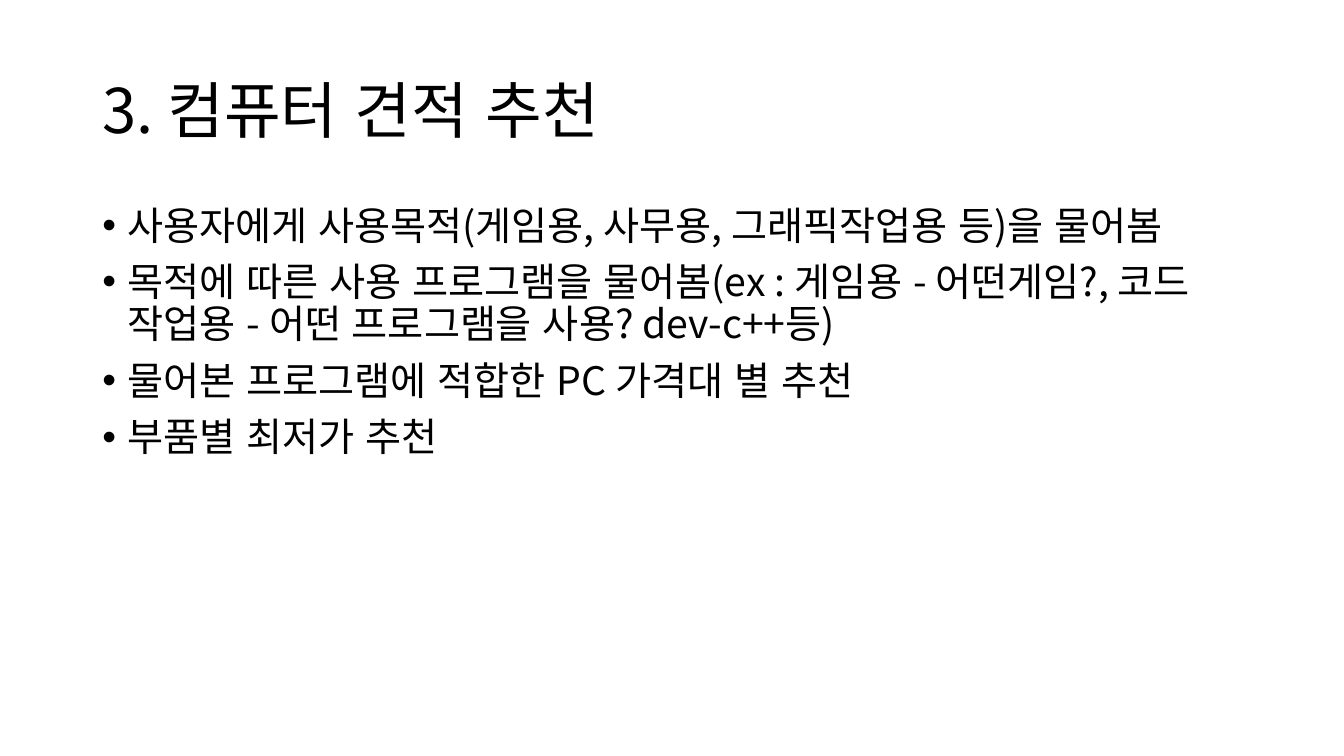
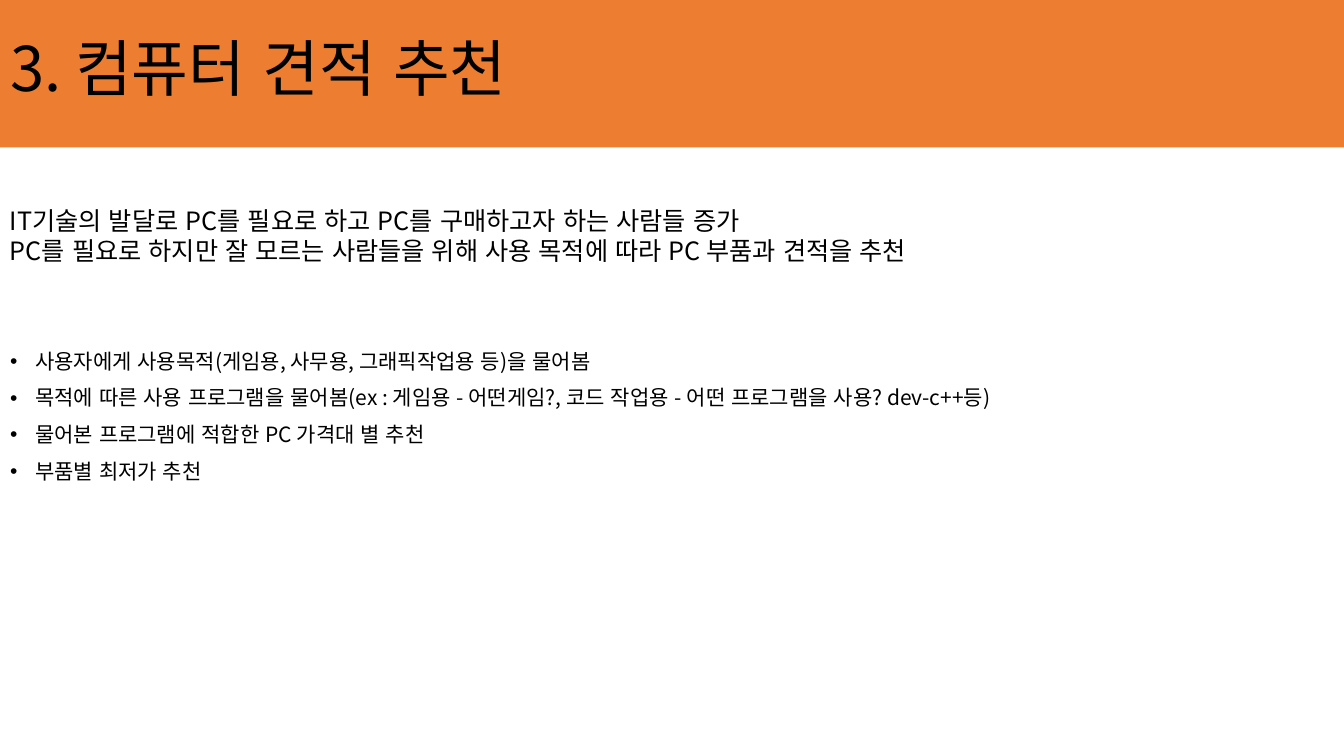
Before and after one commit to ChaeSung-Lee/DJ_InternShip, a slide deck: slide 7 of 2021_Summer/jp.hong/Project_BnC_jph.pptx. Drawn at 1344x756 pixels with LibreOffice and Linux fonts; fonts in the diff are those of the drawing. Boxes give left, top, right and bottom in pixels: in the first picture for what was removed or moved away, otherwise in the second. Text is boxed around its words. In the diff, an @@ line names an element or a change of style, - is before the commit and + after.

```diff
--- a/2021_Summer/jp.hong/Project_BnC_jph.pptx
+++ b/2021_Summer/jp.hong/Project_BnC_jph.pptx
@@ title "3. 컴퓨터 견적 추천" moved from (x1=102, y1=82, x2=598, y2=138) to (x1=10, y1=40, x2=506, y2=96) @@
@@ rectangle added at (x1=0, y1=0, x2=1344, y2=147), fill #ED7D31 @@
@@ text added at (x1=10, y1=209, x2=906, y2=262), 18 pt, text #000000 @@
+IT기술의 발달로 PC를 필요로 하고 PC를 구매하고자 하는 사람들 증가
+PC를 필요로 하지만 잘 모르는 사람들을 위해 사용 목적에 따라 PC 부품과 견적을 추천
@@ text "사용자에게 사용목적(게임용, 사무용, 그래픽작업용 등)을 ..." moved from (x1=128, y1=207, x2=1190, y2=454) to (x1=35, y1=351, x2=990, y2=481) @@
@@ text "사용자에게 사용목적(게임용, 사무용, 그래픽작업용 등)을 ..." at (x1=35, y1=351, x2=990, y2=481): size 28 to 15 pt @@
```
Also in this commit, not shown: 4 other slides changed, 2 slides added, 1 slide removed, 3 other files.
